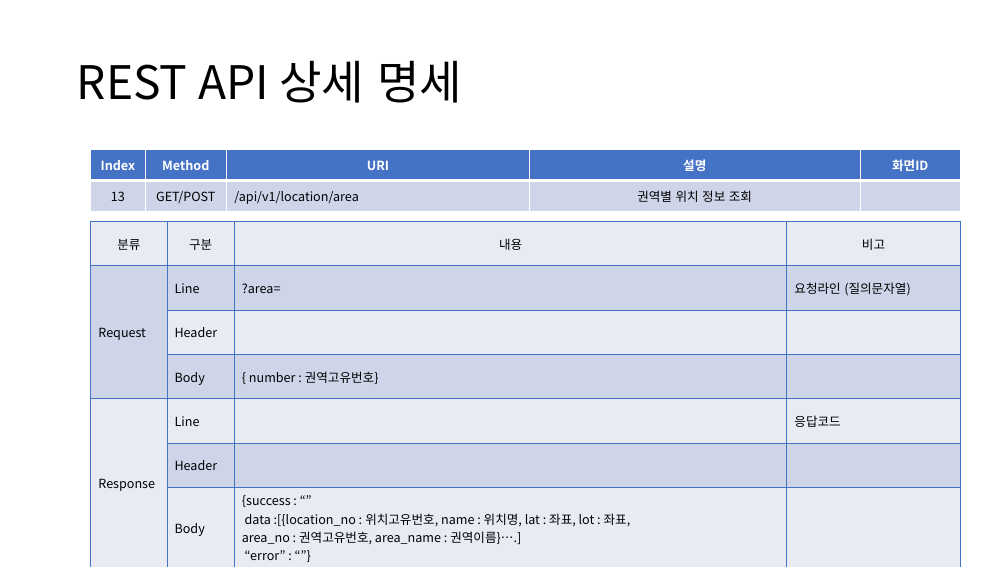
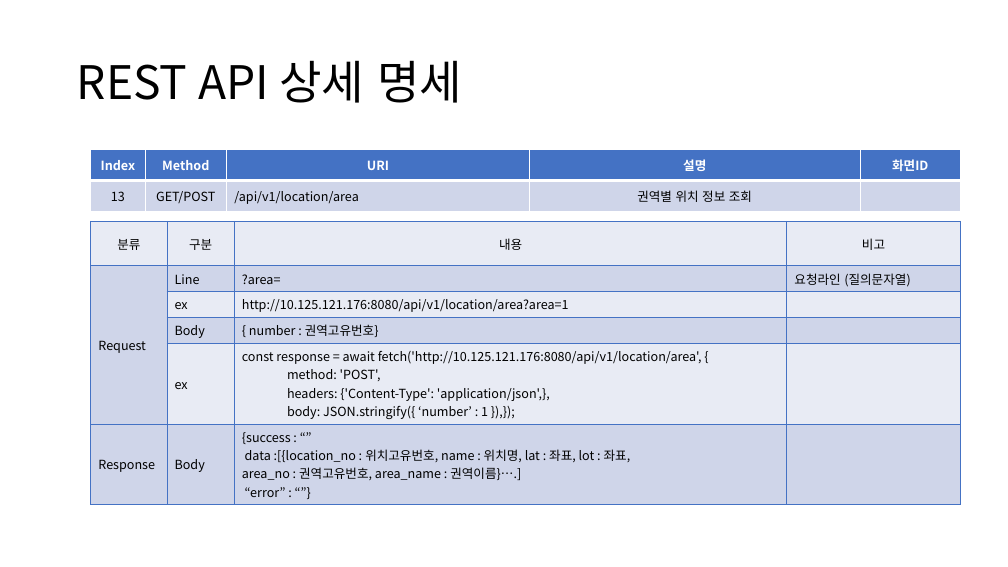
Before and after one commit to sujidaddy/workspace_miniproject, a slide deck: slide 35 of 미니프로젝트계획서제출용.pptx. Drawn at 1008x567 pixels with LibreOffice and Linux fonts; fonts in the diff are those of the drawing. Boxes give left, top, right and bottom in pixels: in the first picture for what was removed or moved away, otherwise in the second. Text is boxed around its words. In the diff, an @@ line names an element or a change of style, - is before the commit and + after.

```diff
--- a/미니프로젝트계획서제출용.pptx
+++ b/미니프로젝트계획서제출용.pptx
@@ table at (91,222,960,501) @@
-row 3, column 2: Header
+row 3, column 2: ex
-row 3, column 3: 
+row 3, column 3: http://10.125.121.176:8080/api/v1/location/area?area=1
-row 5: Response | Line |  | 응답코드
-row 6:  | Header |  | 
-row 7:  | Body | {success : “” data :[{location_no : 위치고유번호, name : 위치명, lat : 좌표, lot : 좌표, / area_no : 권역고유번호, area_name : 권역이름}….] / “error” : “”} | 
+row 5:  | ex | const response = await fetch('http://10.125.121.176:8080/api/v1/location/area', { / method: 'POST', / headers: {'Content-Type': 'application/json',}, / body: JSON.stringify({ ‘number’ : 1 }),}); | 
+row 6: Response | Body | {success : “” data :[{location_no : 위치고유번호, name : 위치명, lat : 좌표, lot : 좌표, / area_no : 권역고유번호, area_name : 권역이름}….] / “error” : “”} | 
```
Also in this commit, not shown: 19 other slides changed, 11 other files.
